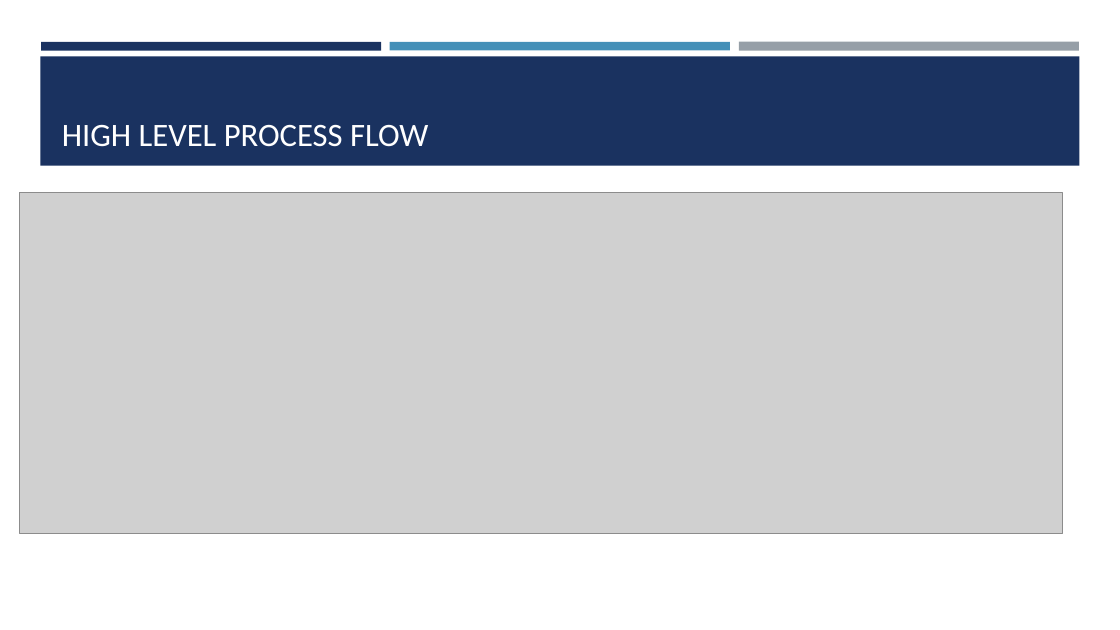
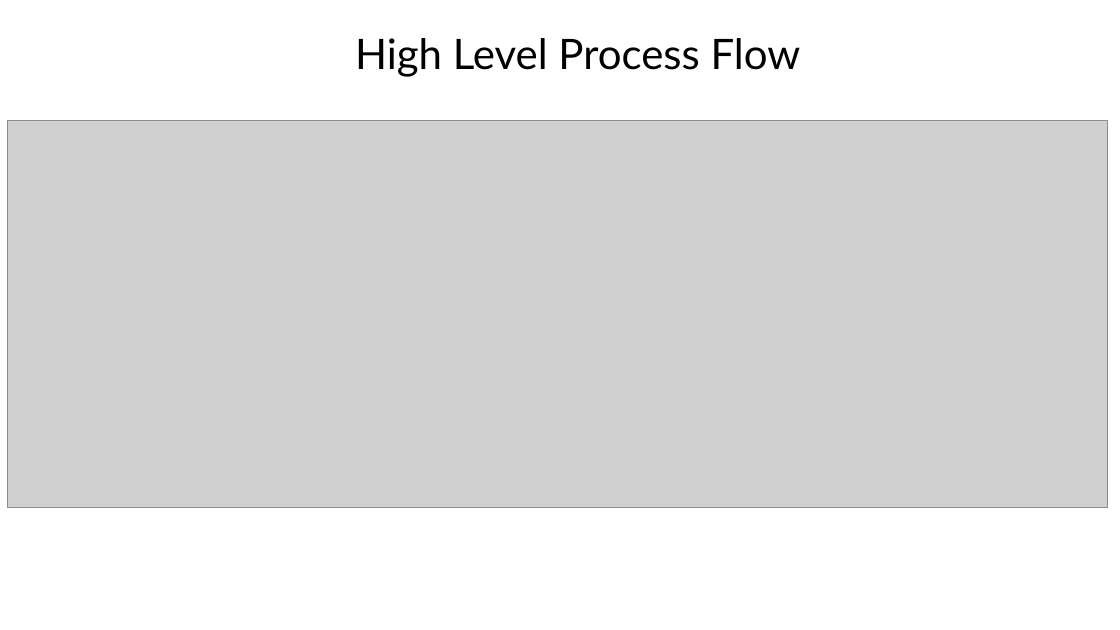
Before and after one commit to uebelack/underwaise, a slide deck: slide 2 of documentation/FinalPresentation.pptx (slide 3 before the commit). Drawn at 1120x630 pixels with LibreOffice and Linux fonts; fonts in the diff are those of the drawing; grey boxes stand for pictures. Boxes give left, top, right and bottom in pixels: in the first picture for what was removed or moved away, otherwise in the second. Text is boxed around its words. In the diff, an @@ line names an element or a change of style, - is before the commit and + after.

```diff
--- a/documentation/FinalPresentation.pptx
+++ b/documentation/FinalPresentation.pptx
@@ text "High Level Process Flow" at [355, 38, 801, 77]: vertical alignment bottom to top @@
@@ rectangle removed at [40, 56, 1080, 166] @@
@@ rectangle removed at [41, 42, 381, 50] @@
@@ text at [355, 38, 801, 77]: text changed; size 28 to 36 pt; font Calibri to Lato; text colour #FFFFFF to #000000 @@
-HIGH LEVEL PROCESS FLOW
+High Level Process Flow
@@ rectangle removed at [390, 42, 730, 50] @@
@@ rectangle removed at [739, 42, 1079, 51] @@
@@ picture: place and size @@
-picture at [20, 192, 1063, 534]
+picture at [8, 120, 1107, 508]
```
Also in this commit, not shown: 1 other slide changed, 1 slide added, 4 slides removed.
